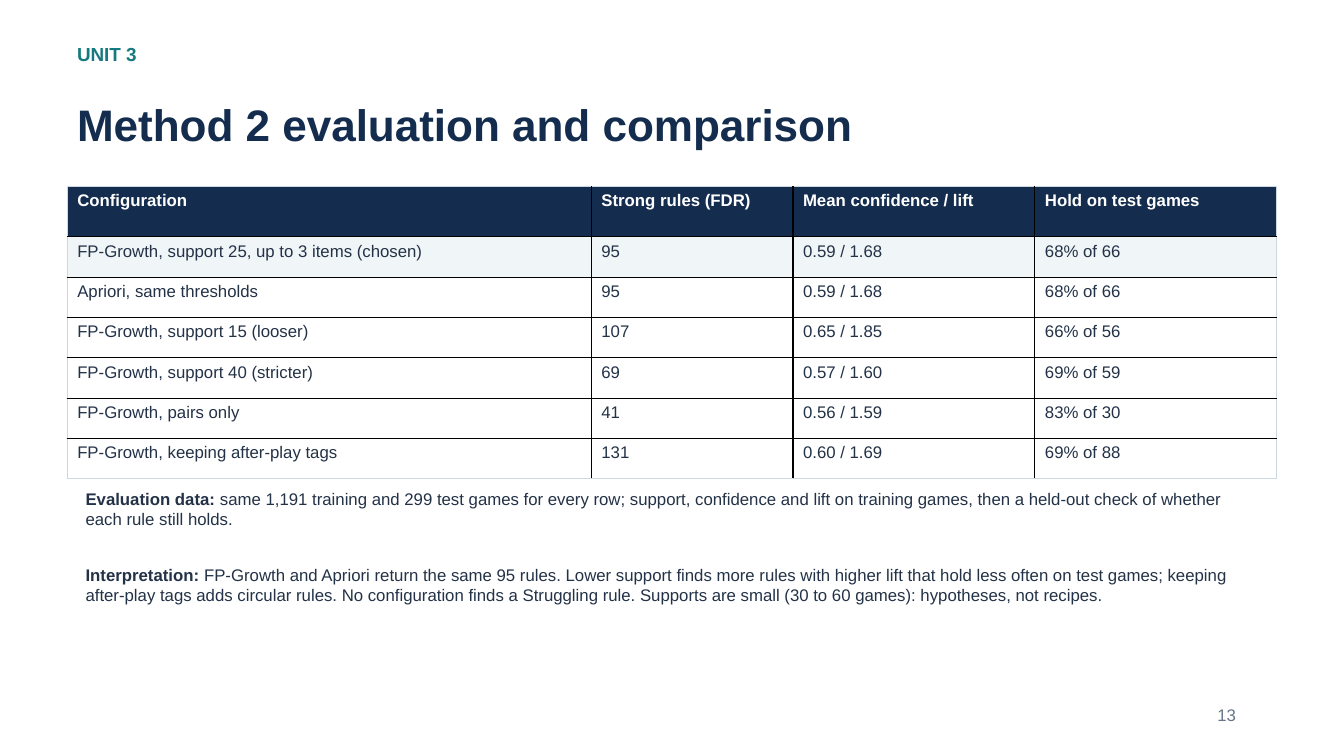
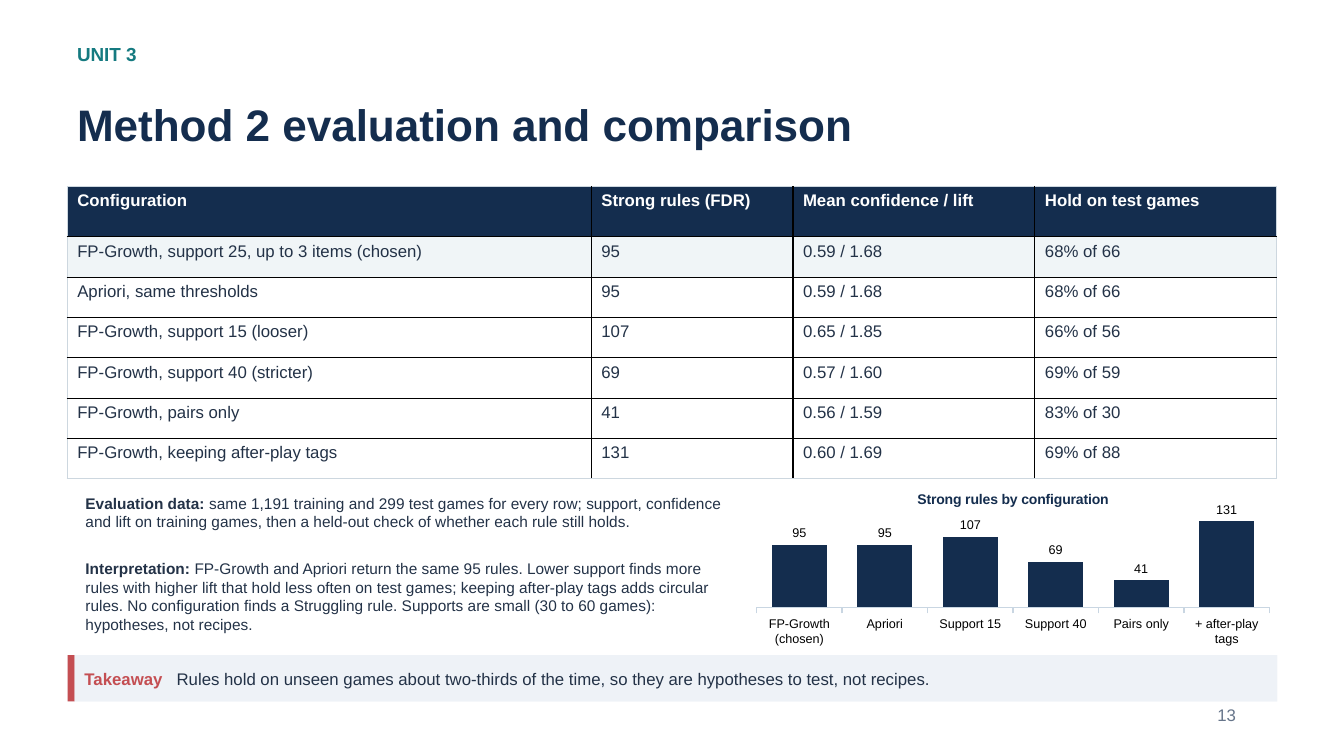
Before and after one commit to Shan713/IndieGuard, a slide deck: slide 13 of slides/review2.pptx. Drawn at 1344x756 pixels with LibreOffice and Linux fonts; fonts in the diff are those of the drawing. Boxes give left, top, right and bottom in pixels: in the first picture for what was removed or moved away, otherwise in the second. Text is boxed around its words. In the diff, an @@ line names an element or a change of style, - is before the commit and + after.

Commit message:
Review 2 slides: Review 1 style explanations and visuals (takeaway strips, method flow diagrams, confusion matrix, rule chart)

```diff
--- a/slides/review2.pptx
+++ b/slides/review2.pptx
@@ column chart added at bbox=[746, 479, 1280, 650] @@
+title "Strong rules by configuration"
+categories: FP-Growth (chosen), Apriori, Support 15, Support 40, Pairs only, + after-play tags
+Series 1: 95, 95, 107, 69, 41, 131
@@ text "Evaluation data: same 1,191 training ..." at bbox=[85, 498, 721, 530]: size 12 to 11 pt @@
@@ text "Interpretation: FP-Growth and Apriori return ..." at bbox=[85, 563, 709, 633]: size 12 to 11 pt @@
@@ rectangle added at bbox=[68, 655, 1277, 702], fill #EEF2F7 @@
@@ rectangle added at bbox=[68, 655, 75, 702], fill #C44E52 @@
@@ rectangle added at bbox=[75, 655, 1277, 702], fill #EEF2F7, 12 pt, text #233247 @@
+Takeaway Rules hold on unseen games about two-thirds of the time, so they are hypotheses to test, not recipes.
```
Also in this commit, not shown: 11 other slides changed.
